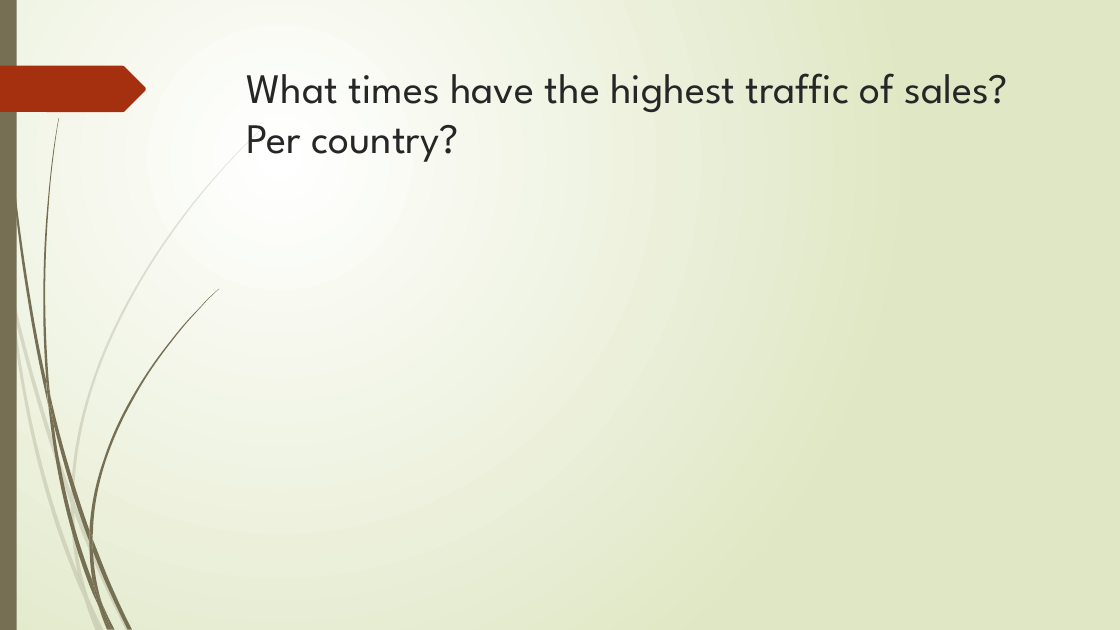
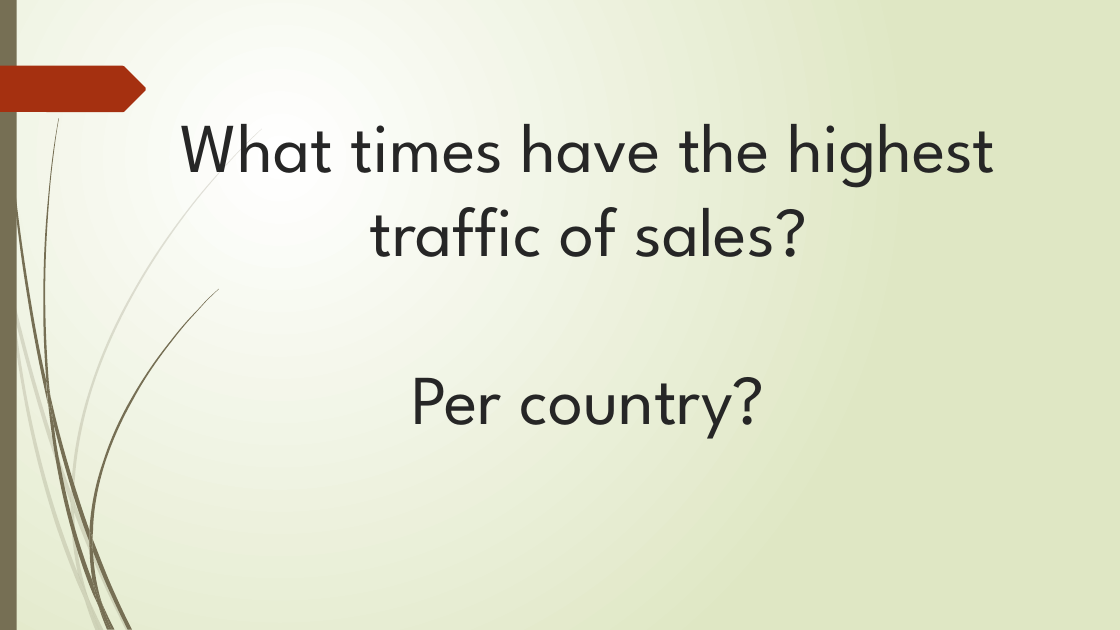
Before and after one commit to jnesteruck/rev-proj2, a slide deck: slide 25 of analysis-phase/Project_2.pptx (slide 20 before the commit). Drawn at 1120x630 pixels with LibreOffice and Linux fonts; fonts in the diff are those of the drawing. Boxes give left, top, right and bottom in pixels: in the first picture for what was removed or moved away, otherwise in the second. Text is boxed around its words. In the diff, an @@ line names an element or a change of style, - is before the commit and + after.

```diff
--- a/analysis-phase/Project_2.pptx
+++ b/analysis-phase/Project_2.pptx
@@ title "What times have the highest ...": place and size @@
-title "What times have the highest ..." at [247, 73, 1009, 162]
+title "What times have the highest ..." at [181, 124, 995, 439]
@@ title "What times have the highest ..." at [181, 124, 995, 439]: size 36 to 60 pt; alignment left to centre @@
```
Also in this commit, not shown: 4 other slides changed, 7 slides added.
